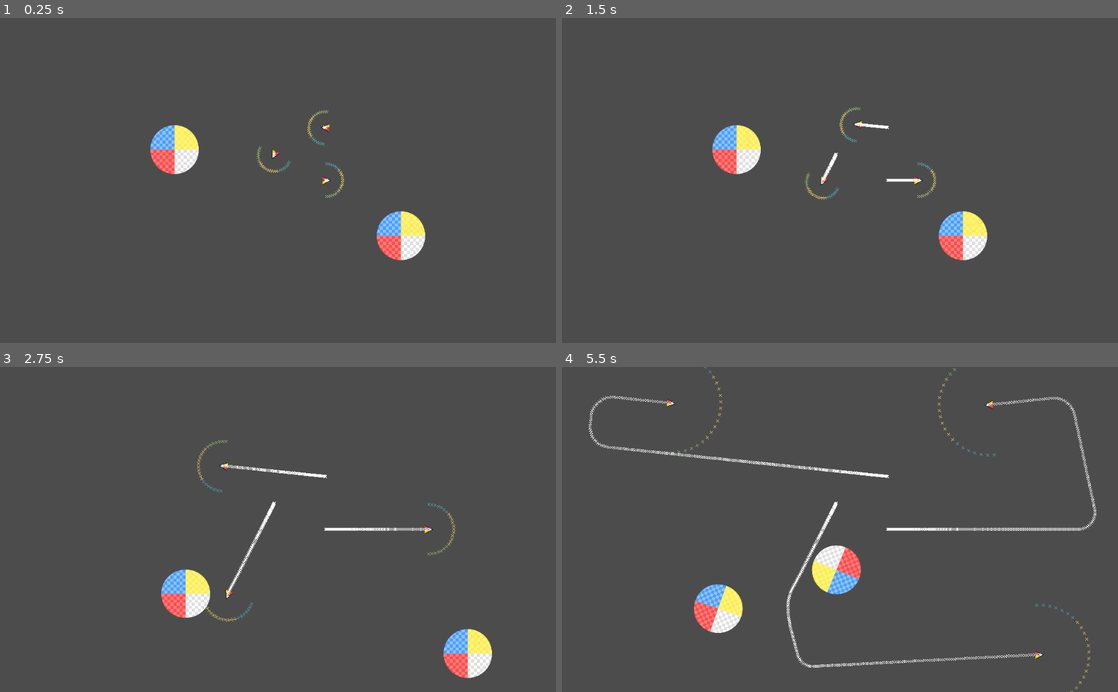
Above: before the commit, frames 1-4 (two rows, left to right).
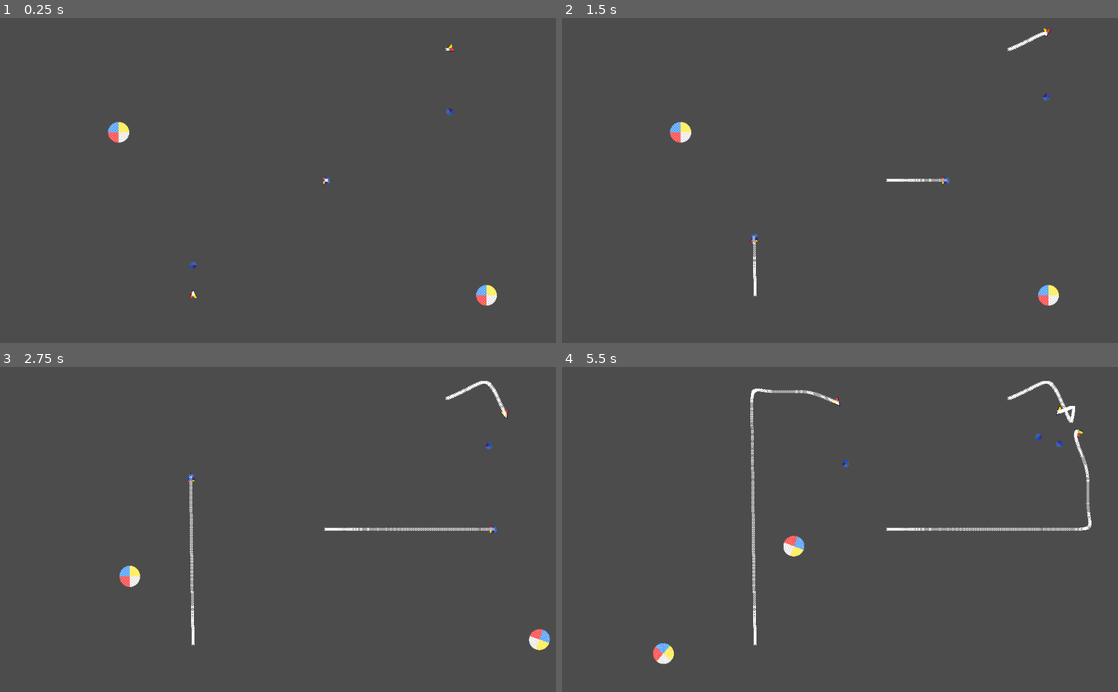
Above: after the commit, the same moments.

Repository: CluckeyMcCormick/fictional-guacamole
Game: Godot game, scene res://scenes/proto/BoidSpace.tscn
The game is run twice, just before and just after one commit, with the same random seed, the same clock (stepped at 60 frames per second) and the same inputs.
Inputs:
- Up to frame 1 (0.25 s): no input
- Up to frame 2 (1.5 s): hold S (scroll_down) 0.53-1.28 s; tap A (scroll_left) at 1.35 s
- Up to frame 3 (2.75 s): hold D (scroll_right) from 2.03 s (still down)
- Up to frame 4 (5.5 s): release D (scroll_right) at 2.78 s; tap W (scroll_up) at 2.85 s; hold S (scroll_down) 3.53-4.28 s; tap A (scroll_left) at 4.35 s; hold D (scroll_right) from 5.03 s (still down)

The runs differ from the first frame. In frame 1, 2.8% of the frame differs, in the area x 19-90%, y 7-89%; in frame 2, 3.2%; in frame 3, 3.7%; in frame 4, 5.4%, in the area x 4-97%, y 0-100%.

Commit message:
Change to a force-and-torque driver
So I realized that I needed to modulate how fast the boids were going
in order to make them better avoid incoming danger. And I decided, for
some reason, that the best way to do that would be with force and
torque.

It made sense at the time. I think.

The new pathing algorithm now assigns an "ideal" direction for the
boid by adding together all the projected obstacles. It then attempts
to align to this direction using force and torque.

The avoidance algorithm works pretty well; the torque-and-force does
not. So I will correct that in further updates.

Diff:
--- a/FicGuac/scenes/proto/BoidSpace.gd
+++ b/FicGuac/scenes/proto/BoidSpace.gd
@@ -6,6 +6,7 @@
 
 # Called when the node enters the scene tree for the first time.
 func _ready():
+    #Engine.time_scale = 0.25
     pass # Replace with function body.
 
 # Called every frame. 'delta' is the elapsed time since the previous frame.
--- a/FicGuac/scenes/proto/BoidSpace.tscn
+++ b/FicGuac/scenes/proto/BoidSpace.tscn
@@ -21,41 +21,43 @@
 
 [node name="Boid_Micro" parent="." instance=ExtResource( 2 )]
 position = Vector2( 600, 300 )
-show_cast_points = true
 show_boid_path = true
+show_guide_vector = true
 
 [node name="Boid_Micro2" parent="." instance=ExtResource( 2 )]
-position = Vector2( 600, 202.57 )
-rotation = -3.03687
-show_cast_points = true
+position = Vector2( 822.584, 58.9314 )
+rotation = -3.49066
 show_boid_path = true
+show_guide_vector = true
 
 [node name="Boid_Micro3" parent="." instance=ExtResource( 2 )]
-position = Vector2( 505.68, 251.91 )
-rotation = 2.04204
-show_cast_points = true
+position = Vector2( 356.044, 511.967 )
+rotation = -1.58825
 show_boid_path = true
+show_guide_vector = true
 
 [node name="CollideBox" type="StaticBody2D" parent="."]
+editor/display_folded = true
+visible = false
 
 [node name="cbTop" type="CollisionShape2D" parent="CollideBox"]
 position = Vector2( 512, 0 )
-shape = SubResource( 3 )
+shape = SubResource( 1 )
 
 [node name="cbLeft" type="CollisionShape2D" parent="CollideBox"]
 position = Vector2( 0, 300 )
-shape = SubResource( 4 )
+shape = SubResource( 2 )
 
 [node name="cbRight" type="CollisionShape2D" parent="CollideBox"]
 position = Vector2( 1024, 300 )
-shape = SubResource( 5 )
+shape = SubResource( 3 )
 
 [node name="cbBottom" type="CollisionShape2D" parent="CollideBox"]
 position = Vector2( 512, 600 )
-shape = SubResource( 6 )
+shape = SubResource( 4 )
 
 [node name="BounceBall" parent="." instance=ExtResource( 3 )]
-position = Vector2( 321.667, 243.092 )
+position = Vector2( 218.537, 211.171 )
 
 [node name="BounceBall2" parent="." instance=ExtResource( 3 )]
-position = Vector2( 738.457, 401.972 )
+position = Vector2( 896.249, 511.967 )
--- a/FicGuac/scenes/proto/Boid_Micro.gd
+++ b/FicGuac/scenes/proto/Boid_Micro.gd
@@ -1,24 +1,15 @@
 extends RigidBody2D
 
 # To scan for danger, we'll raycast in front of our boid. But how big is our
-# raycast? These constants will help to define that.
-# The length for each raycast at no speed
-const MIN_RAYCAST_MAGNITUDE = 30
-# Our length for each raycast at full speed
-const MAX_RAYCAST_MAGNITUDE = 100
+# raycast?
+const RAYCAST_MAGNITUDE = 100
 
 # How many points we want to cast, including the central/forward ray. Points are
 # measured in a plus-STEP minus-STEP pattern. Ideally, an odd number
-const RAYCAST_STEPS_COUNT = 25
+const RAYCAST_STEPS_COUNT = 19
 # When we raycast, we cast the points in front of the boid using the unit
 # circle. We start in "front" of the Boid, and cast extra points using this step
-const RAYCAST_STEP = PI / (RAYCAST_STEPS_COUNT - 1)
-# Left-Right-Center dividing line. For making a pathing decision, we divide our
-# rays into three groups - Left, Right, and Center. The rays that are less than
-# (rotation - RAYCAST_LRC_RADS) are left, the rays that are greater than
-# (rotation + RAYCAST_LRC_RADS) are right, and those rays between those points
-# are center
-const RAYCAST_LRC_RADS = (3 * PI) / 14 # Appropriate "Forward" range for a microboid
+const RAYCAST_STEP = (2 * PI) / (RAYCAST_STEPS_COUNT - 1)
 
 # Packed scene, used for debug and collision marking. Has convenience routines
 # for setting colors and removing itself.
@@ -33,25 +24,26 @@
 # Some configurable debug variables, makes all our lives easier
 enum RAYCAST_DEBUG {none, only_collisions, all}
 export(RAYCAST_DEBUG) var show_cast_result
+# Shall we show the sample points that we are casting to?
 export(bool) var show_cast_points
+var _cast_points = []
+# Shall we leave a path to show where the boid has been?
 export(bool) var show_boid_path
-var _cast_points = []
-
-const ARTI_ACCEL = 50
-const MAX_SPEED = 300
-# Our maximum rotation speed - since this operates inversely to linear speed,
-# this is our rotation speed at a linear speed of 0
-const MAX_ROT_SPEED = (5 * PI) / 2
-# Minimum rotation speed - which we'll hit at max linear speed
-const MIN_ROT_SPEED = (16 * PI) / 8
+# Shall we display a point representing our threat vector?
+export(bool) var show_guide_vector
+var guide_vector_sprite
+
+# The torque/rotation force that we'll use to rotate the boid
+const ROT_TORQUE = 250
+
+# Our maximum driving force; if we encounter no obstacles, this will be our
+const DRIVE_FORCE_MAX = 125
+const DRIVE_FORCE_MIN = -250
 
 # What is our current speed?
 var _arti_speed
 # What is our current raycast magnitude?
 var _raycast_mag
-# Which direction are we turning? Left is negative, Right is positive, Straight
-# Ahead is 0.
-var _turn_dir = 0
 # Are we dead? Did we die?
 var _dead = false
 
@@ -66,119 +58,56 @@
     var ray_step
     var new_angle
     _arti_speed = 0
-    _raycast_mag = MIN_RAYCAST_MAGNITUDE
-
-    if not show_cast_points:
-        return
-
-    ray_step = 0
-    for i in range(RAYCAST_STEPS_COUNT):
-        # Calculate our current angle
-        new_angle = ray_step * RAYCAST_STEP
-
-        # Calculate the raycasted/shifted point
-        var uncasted_pos = Vector2(0, 0)
-        uncasted_pos.x = cos(new_angle)
-        uncasted_pos.y = sin(new_angle)
-
+    _raycast_mag = RAYCAST_MAGNITUDE
+
+    if show_cast_points:
+        ray_step = 0
+        for i in range(RAYCAST_STEPS_COUNT):
+            # Calculate our current angle
+            new_angle = ray_step * RAYCAST_STEP
+
+            # Calculate the raycasted/shifted point
+            var casted_pos = Vector2(_raycast_mag, 0).rotated(new_angle)
+
+            # Add a point at the shifted location
+            var debug_node = X_SPRITE_SCENE.instance() # Create a new sprite!
+            add_child(debug_node) # Add it as a child of this node.
+            debug_node.position = casted_pos
+            debug_node.set_color(X_SPRITE_SCRIPT.X_CLASSES.CAST_POINT)
+
+            # Throw it all into our array
+            _cast_points.append( debug_node )
+
+            # Otherwise, update our step for the next go-around
+            if i % 2 == 0:
+                ray_step = abs(ray_step) + 1
+            else:
+                ray_step = -ray_step
+
+    if show_guide_vector:
         # Add a point at the shifted location
-        var debug_node = X_SPRITE_SCENE.instance() # Create a new sprite!
-        add_child(debug_node) # Add it as a child of this node.
-        debug_node.position = uncasted_pos * _raycast_mag
-        debug_node.uncasted_pos = uncasted_pos
-
-        # If we haven't crossed the LRC line yet, then we're still in the center
-        var is_center = RAYCAST_LRC_RADS > abs(ray_step * RAYCAST_STEP)
-        # If our step is negative, then we're probing the left
-        var is_left = ray_step < 0
-
-        if is_center:
-            debug_node.set_color(X_SPRITE_SCRIPT.X_CLASSES.CENTER)
-        elif is_left:
-            debug_node.set_color(X_SPRITE_SCRIPT.X_CLASSES.LEFT)
-        else:
-            debug_node.set_color(X_SPRITE_SCRIPT.X_CLASSES.RIGHT)
-
-        # Throw it all into our array
-        _cast_points.append( debug_node )
-
-        # Otherwise, update our step for the next go-around
-        if i % 2 == 0:
-            ray_step = abs(ray_step) + 1
-        else:
-            ray_step = -ray_step
-
-# Called every frame. 'delta' is the elapsed time since the previous frame.
-func _process(delta):
+        guide_vector_sprite = Sprite.new() # Create a new sprite!
+        guide_vector_sprite.texture = load("res://assets/circle.png")
+        add_child(guide_vector_sprite) # Add it as a child of this node.
+        guide_vector_sprite.position = Vector2.ZERO
+        guide_vector_sprite.modulate = Color.royalblue
+        guide_vector_sprite.scale = Vector2(1, 1) * 0.05
+
+func _integrate_forces(body_state):
     # Skip if dead
     if _dead:
         return
 
-    # Calculate the rotational velocity
-    var rota_velo = clamp(
-        MAX_ROT_SPEED * ( 1 - (_arti_speed / MAX_SPEED) ),
-        MIN_ROT_SPEED, MAX_ROT_SPEED
-    )
-    # Turn as specified by our turn direction
-    rotation += _turn_dir * (rota_velo * delta)
-
-    # Add our newly recieved acceleration
-    _arti_speed = clamp(_arti_speed + (ARTI_ACCEL * delta), 0, MAX_SPEED)
-    # Calculate the new raycast magnitude
-    var new_mag = clamp(
-        MAX_RAYCAST_MAGNITUDE * (_arti_speed / MAX_SPEED),
-        MIN_RAYCAST_MAGNITUDE, MAX_RAYCAST_MAGNITUDE
-    )
-    # If the raycast magnitude is different, we need to adjust the magnitude
-    # and the debug points
-    if new_mag != _raycast_mag:
-        _raycast_mag = new_mag
-        if RAYCAST_DEBUG:
-            # Then we need to move up the points
-            for debug_node in _cast_points:
-                debug_node.position = debug_node.uncasted_pos * _raycast_mag
-
-    # Calculate our movement, given heading, speed, and time delta
-    var movement = Vector2(0, 0)
-    movement.x = cos(rotation)
-    movement.y = sin(rotation)
-    movement *= _arti_speed
-    movement *= delta
-
-    self.position = self.position + movement
-
-    if show_boid_path:
-        var debug_node = X_SPRITE_SCENE.instance() # Create a new sprite!
-        debug_node.position = position
-        owner.add_child(debug_node) # Add it as a child of the parent node
-
-func _physics_process(delta):
-    # Skip if dead
-    if _dead:
-        return
-
-    var space_state = get_world_2d().direct_space_state
-    var ray_step
-
-    # We have four quadrants that we evaluate - left, center left, center right,
-    # and right. Anything in the "center" categories is something we WILL hit if
-    # we continue on our current trajectory, so priority is given to avoiding
-    # collisions in those areas
-    var left_blocked = 0
-    var cen_left_blocked = 0
-    var cen_right_blocked = 0
-    var right_blocked = 0
-
-    ray_step = 0
+    var space_state = body_state.get_space_state()
+    var threat_sum = Vector2.ZERO
+    var ray_step = 0
+
     for i in range(RAYCAST_STEPS_COUNT):
         # Calculate our current angle
         var curr_angle = self.rotation + (ray_step * RAYCAST_STEP)
 
         # Calculate the raycasted/shifted point
-        var casted_pos = Vector2(0, 0)
-        casted_pos.x = cos(curr_angle)
-        casted_pos.y = sin(curr_angle)
-        casted_pos *= _raycast_mag
+        var casted_pos = Vector2(_raycast_mag, 0).rotated(curr_angle)
         casted_pos += global_position
 
         # Get the result of our collision raycast
@@ -208,27 +137,19 @@
 
         # If we got a collision, we need to register it
         if result:
-            # If we haven't crossed the LRC line yet, then we're still in the center
-            var is_center = RAYCAST_LRC_RADS > abs(ray_step * RAYCAST_STEP)
-            # If our step is negative, then we're probing the left
-            var is_left = ray_step < 0
-            # Calculate the length of this
-            # Special case when ray step is 0
-            if ray_step == 0:
-                cen_left_blocked += 1
-                cen_right_blocked += 1
-            # CENTER LEFT
-            elif is_center and is_left:
-                cen_left_blocked += 1
-            # CENTER RIGHT
-            elif is_center and not is_left:
-                cen_right_blocked += 1
-            # LEFT
-            elif not is_center and is_left:
-                left_blocked += 1
-            # RIGHT
-            elif not is_center and not is_left:
-                right_blocked += 1
+            # We want to know which direction to go - in theory, we should just
+            # go opposite of the collision. So, let's first convert the position
+            # into a vector originating from the boid
+            var new_threat_vec = result.position - global_position
+            # We want to scale the threat vector, such that threat vectors are
+            # given more weight the closer they get to the boid - so scale the
+            # vector by the inverse percentage
+            new_threat_vec *= 1 - (new_threat_vec.length() / RAYCAST_MAGNITUDE )
+            # Now, since we want the boid to head in the opposite direction of
+            # this threat, invert the vector
+            new_threat_vec *= -1
+            # Add our newly baked threat vector to the pile
+            threat_sum += new_threat_vec
 
         # Otherwise, update our step for the next go-around
         if i % 2 == 0:
@@ -236,41 +157,36 @@
         else:
             ray_step = -ray_step
 
-    # If the left center is blocked, but not the right center...
-    if cen_left_blocked > 0 and cen_right_blocked <= 0:
-        # Then we need to rotate towards the center of center right
-        _turn_dir = 1
-    # If the right center has a collision, but the left center is open...
-    elif cen_right_blocked > 0 and cen_left_blocked <= 0:
-        # Then we need to do the same as above - but with the left!
-        _turn_dir = -1
-    # Otherwise, if the whole center is blocked...
-    elif cen_left_blocked > 0 and cen_right_blocked > 0:
-        # Then we need to pick either the left or right quadrants
-        # If left is blocked, but right is open,
-        if left_blocked > 0 and right_blocked <= 0:
-            _turn_dir = 1
-        # Otherwise, if right is closed but the left is clear
-        elif right_blocked > 0 and left_blocked <= 0:
-            _turn_dir = -1
-        else:
-            # Right, so now we KNOW that everything is blocked - but to what
-            # degree? Let's choose the least blocked - left or right?
-            # If the left is least blocked, turn left.
-            if left_blocked < right_blocked:
-                _turn_dir = -1
-            # If the right is least blocked, turn right.
-            elif right_blocked < left_blocked:
-                _turn_dir = 1
-            # Otherwise - they're both equal?!?! Oh to hell with it - flip a
-            # coin and see which direction to go
-            elif randi() % 2 == 0:
-                _turn_dir = 1
-            else:
-                _turn_dir = -1
-    # Otherwise, the way forward is clear. We don't need to turn at all
-    else:
-        _turn_dir = 0
+    # If we're showing a threat vector, set the position to the threat sum
+    if show_guide_vector:
+        guide_vector_sprite.global_position = global_position + threat_sum
+
+    # So now we have a summed-up threat vector that's telling us which way to
+    # go. Let's find out how much we have to turn - that will inform our
+    # decision making
+    var turn_angle = self.get_angle_to(global_position + threat_sum)
+    # We need to scale our torque (rotational force) so that we don't radically
+    # overshoot the angle we need to turn to. Our angle should either be between
+    # 0 & -PI or 0 & PI. Either way, we'll never have to go longer than an arc
+    # length of PI - so set the turn force as a percentage of PI
+    set_applied_torque( ROT_TORQUE * (turn_angle / PI) )
+
+
+    var drive = DRIVE_FORCE_MAX
+    drive *= 1 - ( abs(turn_angle) / (PI / 6) )
+    #drive *= 1 - ( abs(turn_angle) / RAYCAST_LRC_RADS )
+    drive = clamp( drive, DRIVE_FORCE_MIN, DRIVE_FORCE_MAX)
+    set_applied_force( Vector2(drive, 0).rotated(rotation) )
+
+    if show_boid_path:
+        var debug_node = X_SPRITE_SCENE.instance() # Create a new sprite!
+        debug_node.position = position
+        owner.add_child(debug_node) # Add it as a child of the parent node
+
+func _physics_process(delta):
+    # Skip if dead
+    if _dead:
+        return
 
 func _input(event):
     if event.is_action_pressed("debug_print"):
@@ -308,16 +224,9 @@
         return
     # We're dead. We died.
     _dead = true
-    # Convert our artificial speed and rotational velocity into physics-end
-    # velocity and rotation
-    self.linear_velocity = Vector2( cos(rotation), sin(rotation) ) * _arti_speed
-    # Calculate the rotational/angular velocity
-    var rota_velo = clamp(
-        MAX_ROT_SPEED * ( 1 - (_arti_speed / MAX_SPEED) ),
-        MIN_ROT_SPEED, MAX_ROT_SPEED
-    )
-    # Turn as specified by our turn direction
-    self.angular_velocity = _turn_dir * rota_velo
+    # Clear the applied force
+    set_applied_torque(0)
+    set_applied_force( Vector2.ZERO )
     # Make ourselves explode
     $Explosion.visible = true
     $Explosion/ExplosionTimer.start()
--- a/FicGuac/scenes/proto/Boid_Micro.tscn
+++ b/FicGuac/scenes/proto/Boid_Micro.tscn
@@ -1,32 +1,32 @@
 [gd_scene load_steps=11 format=2]
 
 [ext_resource path="res://scenes/proto/Boid_Micro.gd" type="Script" id=1]
-[ext_resource path="res://assets/proto/boid04.png" type="Texture" id=2]
-[ext_resource path="res://assets/proto/boid01.png" type="Texture" id=3]
-[ext_resource path="res://assets/proto/boid03.png" type="Texture" id=4]
-[ext_resource path="res://assets/proto/boid02.png" type="Texture" id=5]
+[ext_resource path="res://assets/proto/boid01.png" type="Texture" id=2]
+[ext_resource path="res://assets/proto/boid04.png" type="Texture" id=3]
+[ext_resource path="res://assets/proto/boid02.png" type="Texture" id=4]
+[ext_resource path="res://assets/proto/boid03.png" type="Texture" id=5]
 [ext_resource path="res://assets/explosionBig.png" type="Texture" id=6]
 
 [sub_resource type="SpriteFrames" id=1]
 animations = [ {
 "frames": [ ExtResource( 2 ) ],
+"loop": false,
+"name": "boid01",
+"speed": 0.0
+}, {
+"frames": [ ExtResource( 3 ) ],
 "loop": true,
 "name": "boid04",
 "speed": 5.0
 }, {
-"frames": [ ExtResource( 3 ) ],
-"loop": false,
-"name": "boid01",
-"speed": 0.0
-}, {
 "frames": [ ExtResource( 4 ) ],
 "loop": true,
-"name": "boid03",
+"name": "boid02",
 "speed": 5.0
 }, {
 "frames": [ ExtResource( 5 ) ],
 "loop": true,
-"name": "boid02",
+"name": "boid03",
 "speed": 5.0
 } ]
 
@@ -58,6 +58,7 @@
 gravity_scale = 0.0
 contacts_reported = 1
 contact_monitor = true
+linear_damp = 0.5
 script = ExtResource( 1 )
 
 [node name="Skin" type="AnimatedSprite" parent="."]
@@ -81,6 +82,7 @@
 
 [node name="CollideArea" type="Area2D" parent="."]
 visible = false
+linear_damp = 1.0
 
 [node name="CollideDetect" type="CollisionShape2D" parent="CollideArea"]
 rotation = 3.14159
--- a/FicGuac/scenes/proto/BounceBall.tscn
+++ b/FicGuac/scenes/proto/BounceBall.tscn
@@ -3,25 +3,25 @@
 [ext_resource path="res://scenes/proto/BounceBall.gd" type="Script" id=1]
 [ext_resource path="res://assets/circle.png" type="Texture" id=2]
 
-[sub_resource type="PhysicsMaterial" id=2]
+[sub_resource type="PhysicsMaterial" id=1]
 bounce = 5.0
 
-[sub_resource type="CircleShape2D" id=1]
-radius = 45.0
+[sub_resource type="CircleShape2D" id=2]
+radius = 20.0
 
 [node name="BounceBall" type="RigidBody2D"]
-physics_material_override = SubResource( 2 )
+physics_material_override = SubResource( 1 )
 gravity_scale = 0.0
 contacts_reported = 1
 contact_monitor = true
 script = ExtResource( 1 )
 
 [node name="BallSprite" type="Sprite" parent="."]
-scale = Vector2( 0.35, 0.35 )
+scale = Vector2( 0.15, 0.15 )
 texture = ExtResource( 2 )
 
 [node name="FlatSphere" type="CollisionShape2D" parent="."]
-shape = SubResource( 1 )
+shape = SubResource( 2 )
 
 [node name="ImpulseTimer" type="Timer" parent="."]
 wait_time = 2.0
--- a/FicGuac/scenes/proto/X_Sprite.gd
+++ b/FicGuac/scenes/proto/X_Sprite.gd
@@ -1,11 +1,8 @@
 extends Sprite
-
-var uncasted_pos
 
 # The difference classes of X/point
 enum X_CLASSES {
-    NONE, NO_COLLIDE, COLLIDE,
-    LEFT, LEFT_CENTER, CENTER, RIGHT_CENTER, RIGHT
+    NONE, NO_COLLIDE, COLLIDE, THREAT_VECTOR, CAST_POINT
 }
 
 func start_timer(time_sec):
@@ -13,6 +10,7 @@
 
 # Set the color for this point
 func set_color(x_class):
+    # Palatable Blue - Color(0.352, 0.691, 0.731)
     match x_class:
         X_CLASSES.NO_COLLIDE:
             self.modulate = Color(0.0, 1.0, 0.0)
@@ -20,13 +18,10 @@
         X_CLASSES.COLLIDE:
             self.modulate = Color(1.0, 0.0, 0.0)
 
-        X_CLASSES.LEFT:
-            self.modulate = Color(0.352, 0.691, 0.731)
-
-        X_CLASSES.LEFT_CENTER, X_CLASSES.CENTER, X_CLASSES.RIGHT_CENTER:
+        X_CLASSES.THREAT_VECTOR:
             self.modulate = Color(0.965, 0.863, 0.445)
 
-        X_CLASSES.RIGHT:
+        X_CLASSES.CAST_POINT:
             self.modulate = Color(0.645, 0.781, 0.508)
 
         _, X_CLASSES.NONE:
Not shown: 1 places in FicGuac/scenes/proto/BoidSpace.tscn that only renumber resources
